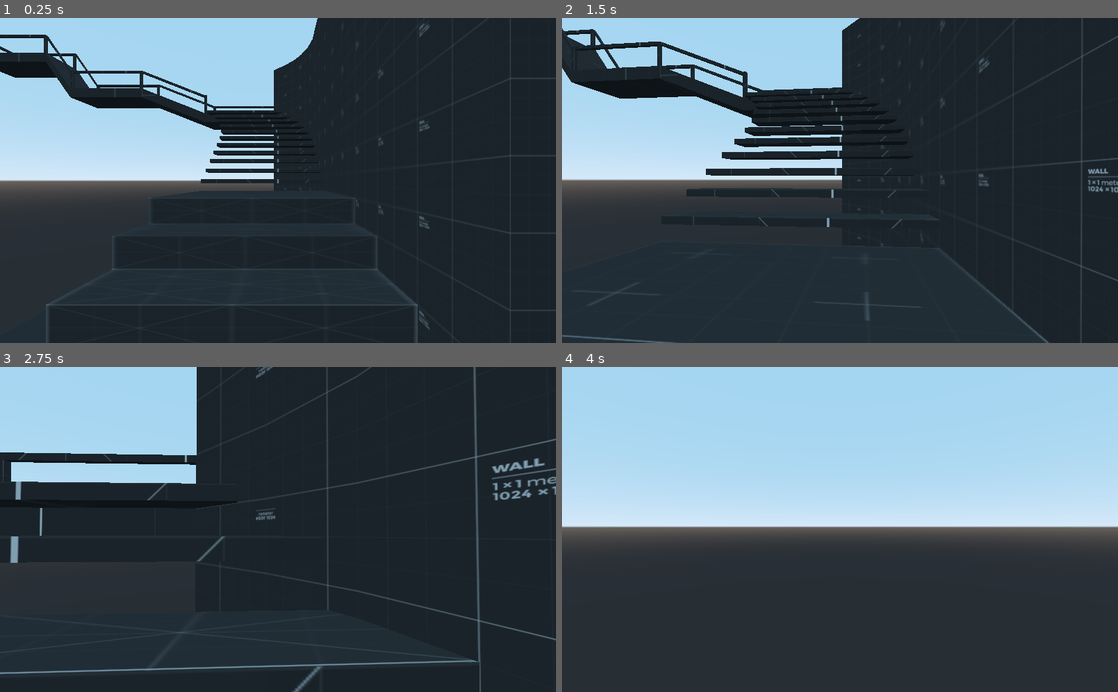
Above: before the commit, frames 1-4 (two rows, left to right).
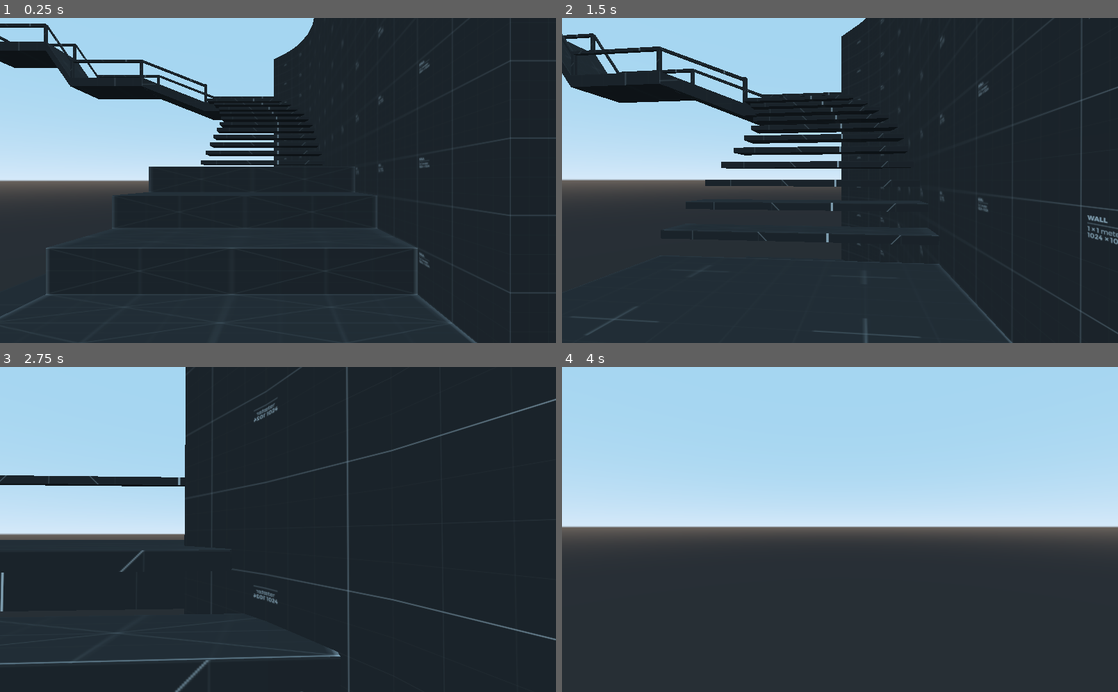
Above: after the commit, the same moments.

Repository: mrezai/GodotStairs
Game: Godot game, scene res://TestStairs.tscn
Same seed, same stepped clock (60 frames per second), same inputs: the game is played once before the commit and once after it.
Inputs (mouse positions are in pixels of both pictures, inside the frame that each line leads up to):
- Up to frame 1 (0.25 s): no input
- Up to frame 2 (1.5 s): move the mouse to (867, 180) at 0.52 s; hold W (move_forward) from 0.53 s (still down); tap Space (jump) at 0.77 s; move the mouse to (812, 180) at 1.27 s
- Up to frame 3 (2.75 s): keep holding W (move_forward); tap Space (jump) at 1.52 s; move the mouse to (289, 523) at 2.02 s
- Up to frame 4 (4 s): keep holding W (move_forward); move the mouse to (834, 536) at 2.77 s; tap Space (jump) at 3.02, 3.77 s; move the mouse to (878, 532) at 3.52 s

The runs differ from the first frame. In frame 1, 6.9% of the frame differs, in the area x 0-100%, y 0-100%; in frame 2, 7.3%; in frame 3, 12%; in frame 4, nothing differs.
Error before the commit: Invalid call. Nonexistent function 'set_physics_interpolated' in base 'Camera'. (res://Player/Player.gd:47)
Error after the commit: Invalid call. Nonexistent function 'set_physics_interpolated' in base 'Camera'. (res://Player/Player.gd:46)

Commit message:
Remove unnecessary coefficient and fix incorrect camera position

Diff:
--- a/Player/Player.gd
+++ b/Player/Player.gd
@@ -8,7 +8,7 @@
 var speed: float = SPEED_DEFAULT
 var gravity: float = 9.8
 var jump: float = 5.0
-const stairs_feeling_coefficient: float = 2.0
+const stairs_feeling_coefficient: float = 2.5
 
 var mouse_sense: float = 0.1
 var snap: Vector3 = Vector3.ZERO
@@ -25,7 +25,6 @@
 onready var body_euler_y = body.global_transform.basis.get_euler().y
 
 var head_offset: Vector3 = Vector3.ZERO
-var head_lerp_coefficient: float = 0.0
 var is_step: bool = false
 
 const WALL_MARGIN: float = 0.001
@@ -42,11 +41,9 @@
 	#hides the cursor
 	Input.set_mouse_mode(Input.MOUSE_MODE_CAPTURED)
 
-	camera_target_position = head.translation
+	camera_target_position = camera.global_transform.origin
 	camera.set_as_toplevel(true)
 	camera.set_physics_interpolated(false)
-	camera.translation = camera_target_position
-	camera.rotation = head.rotation
 
 func _process(delta: float) -> void:
 	# Find the current interpolated transform of the target
@@ -199,9 +196,8 @@
 	if is_step:
 		speed = SPEED_ON_STAIRS
 		head.translation -= head_offset
-		head_lerp_coefficient = clamp(velocity.length() * 0.4, 2, speed * 0.4)
 	else:
-		head_offset = head_offset.linear_interpolate(Vector3.ZERO, accel * delta * head_lerp_coefficient)
+		head_offset = head_offset.linear_interpolate(Vector3.ZERO, delta * speed * stairs_feeling_coefficient)
 		head.translation = head_position - head_offset
 
 		if abs(head_offset.y) <= 0.01:
--- a/Player/Player.tscn
+++ b/Player/Player.tscn
@@ -15,7 +15,7 @@
 [node name="Body" type="Spatial" parent="."]
 
 [node name="Head" type="Spatial" parent="Body"]
-transform = Transform( 1, 0, 0, 0, 1, 0, 0, 0, 1, 0, 1.5, 0 )
+transform = Transform( 1, 0, 0, 0, 1, 0, 0, 0, 1, 0, 1.7, 0 )
 
 [node name="Camera" type="Camera" parent="Body/Head"]
 far = 1000.0
--- a/TestStairs.tscn
+++ b/TestStairs.tscn
@@ -221,7 +221,7 @@
 [node name="TestStairs" type="Spatial"]
 
 [node name="Player" parent="." instance=ExtResource( 1 )]
-transform = Transform( -4.37114e-08, 0, -1, 0, 1, 0, 1, 0, -4.37114e-08, 0, 0, 0 )
+transform = Transform( -4.37114e-08, 0, -1, 0, 1, 0, 1, 0, -4.37114e-08, 0, -0.975448, 0 )
 
 [node name="QodotMap" type="Spatial" parent="."]
 script = ExtResource( 4 )
